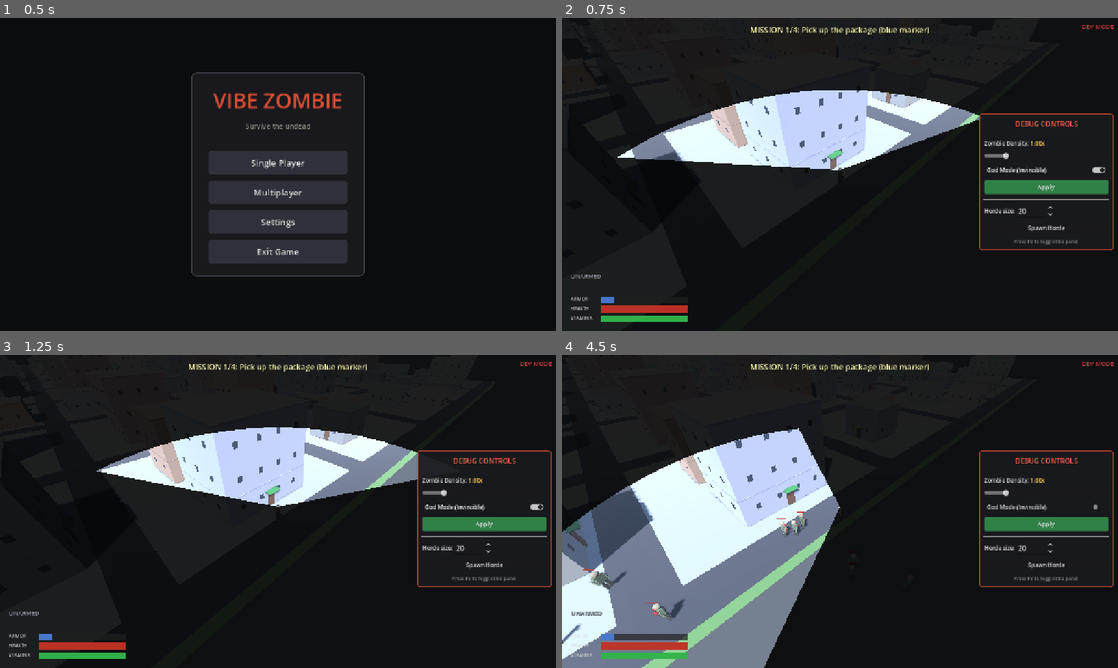
Above: before the commit, frames 1-4 (two rows, left to right).
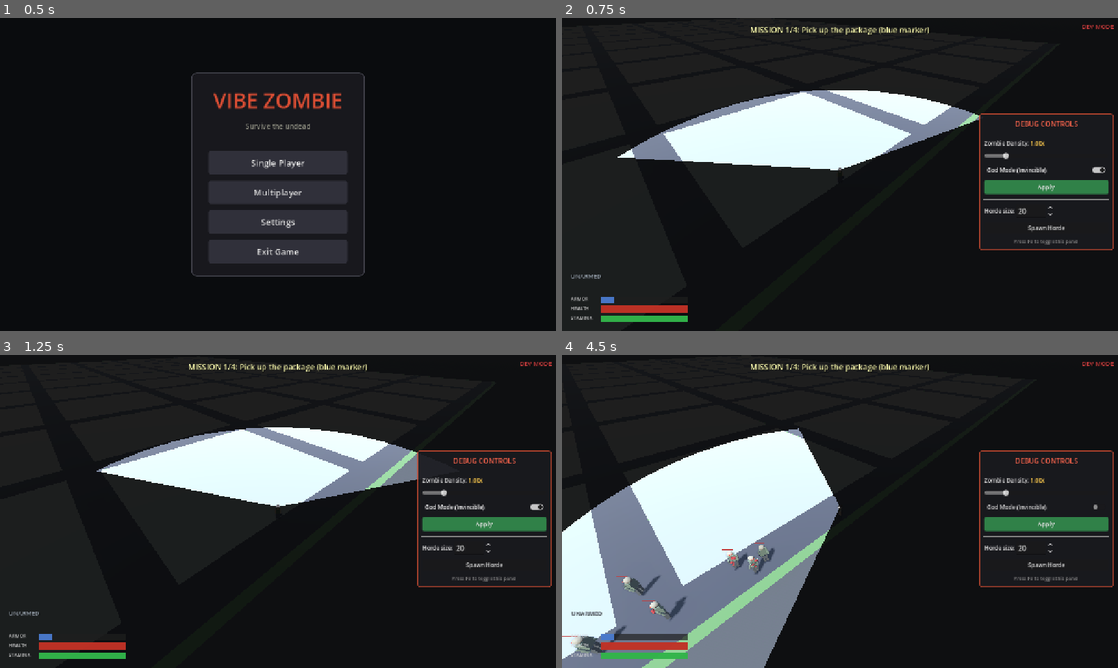
Above: after the commit, the same moments.

Repository: shaoqian2001/vibe-zombie
Game: Godot game, scene res://scenes/TitleMenu.tscn
Same seed, same stepped clock (60 frames per second), same inputs: the game is played once before the commit and once after it.
Inputs (mouse positions are in pixels of both pictures, inside the frame that each line leads up to):
- Up to frame 1 (0.5 s): no input
- Up to frame 2 (0.75 s): click "Single Player" at 0.5 s
- Up to frame 3 (1.25 s): no input
- Up to frame 4 (4.5 s): click "God Mode (Invincible)" at 1.25 s; click "Apply" at 2 s; click "Spawn Horde" at 2.75 s; tap F (interact) at 3.5 s; move the mouse to (962, 495) at 3.52 s; hold D (move_right) 3.53-4.28 s; hold F (interact) 3.53-4.28 s; move the mouse to (728, 527) at 4.27 s; hold S (move_backward) from 4.28 s (still down); click (728, 527) at 4.35 s

Frame 1 is identical in both runs. In frame 2, 4.7% of the frame differs, in the area x 16-65%, y 23-49%; in frame 3, 4.4%; in frame 4, 8.0%, in the area x 0-48%, y 23-96%.

Commit message:
Hide and skip rendering of entities outside the FOV sector
Before this change the fog-of-war shader darkened pixels outside the
player's view sector, but every building, enemy, pickup, and mission
marker was still being rendered behind the fog — wasting draw calls and
shadow map work on geometry the player couldn't see anyway.

Introduce scripts/fov_culler.gd, a per-frame visibility manager that:
  • Reads fov_degrees / view_distance / head_height from the same
    fov_overlay the shader uses, so culling boundaries line up exactly
    with the visible fog edge.
  • Runs an analytical sector-vs-bounding-sphere test for every node in
    the new fov_cullable group and flips visible on/off accordingly.
    Hidden meshes issue no draw calls and cast no shadows.
  • Optionally pauses _process / _physics_process on freezable entities
    via the fov_cull_disable_process metadata — currently used for
    enemies so their wander/chase AI stops ticking while off-screen.

Entities opt in by joining fov_cullable and setting the bounding-sphere
radius via the fov_cull_radius meta:
  • Buildings wrap all of their meshes (body, windows, trim, ledge,
    awning, door pivot, entrance area) under a new per-building
    Node3D container that is the culled unit, so the whole building
    pops in and out as a single piece. Collision shapes stay active
    even when invisible, so the player never falls through.
  • Enemies join the group in _ready and additionally freeze their AI
    while hidden. take_damage() is a direct method call so damage and
    death still work when raycasts reach a frozen zombie.
  • Weapon pickups hide but keep _process active, because an Area3D
    with DISABLED process_mode would silence body_entered and make
    pickups un-collectible on first contact.
  • Mission markers, zone rings, and the rescue marker register
    through the shared _create_marker / _create_zone_visual helpers.

Also skip occlusion-fade work on buildings whose container is already
hidden by the culler (is_visible_in_tree check) so material alpha
doesn't churn on meshes that aren't rendering.

https://claude.ai/code/session_018zb1xNV2MqAsRkTP73GCa8

Diff:
--- a/scripts/enemy.gd
+++ b/scripts/enemy.gd
@@ -34,6 +34,13 @@
 
 func _ready() -> void:
 	add_to_group("enemy")
+	# FOV culling: hide and freeze AI while outside the player's view cone.
+	# Freezing is safe because take_damage() is a direct method call, and
+	# queue_free() is honoured regardless of process_mode; only _physics_process
+	# (wander/chase/attack ticks) pauses.
+	add_to_group(&"fov_cullable")
+	set_meta(&"fov_cull_radius", 0.6)
+	set_meta(&"fov_cull_disable_process", true)
 	_rng.randomize()
 	_pick_new_wander()
 	_build_model()
--- /dev/null
+++ b/scripts/fov_culler.gd
@@ -0,0 +1,109 @@
+extends Node
+
+## Culls nodes outside the player's FOV sector.
+##
+## Every frame, iterates nodes in the `fov_cullable` group and toggles their
+## `visible` property based on whether their world XZ position falls inside
+## the sector defined by the matching `fov_overlay`'s apex, facing direction,
+## FOV angle and view distance. This keeps the visible-set in sync with what
+## the on-screen fog-of-war darkens, so hidden areas also stop issuing GPU
+## draw calls (they are not just shaded black — their meshes skip rendering
+## entirely, including shadows).
+##
+## Per-entity tuning via node metadata:
+##   • fov_cull_radius          — bounding-sphere radius in world units. The
+##                                entity is considered visible as long as any
+##                                point of this sphere overlaps the sector.
+##                                Default 0.5 (point-sized). For extended
+##                                objects like buildings, set to the XZ half-
+##                                extent + a small margin so the whole object
+##                                pops in before its centre does.
+##   • fov_cull_disable_process — if true, also sets process_mode to
+##                                DISABLED while the node is outside the FOV
+##                                so _process / _physics_process stop running.
+##                                Good for purely visual animations (pickup
+##                                bobbing) or AI that is safe to freeze while
+##                                off-screen. Default false.
+##
+## All geometry is computed in world XZ at head height, matching the visual
+## overlay's sector, so culling boundaries line up with the fog edge.
+
+const META_RADIUS         := &"fov_cull_radius"
+const META_DISABLE_PROCESS := &"fov_cull_disable_process"
+const GROUP               := &"fov_cullable"
+
+var _player: Node3D = null
+var _fov_overlay: Node = null  # reads fov_degrees / view_distance / head_height from here
+
+func configure(player: Node3D, fov_overlay: Node) -> void:
+	_player = player
+	_fov_overlay = fov_overlay
+
+func _process(_delta: float) -> void:
+	if _player == null or _fov_overlay == null:
+		return
+
+	var fov_deg: float = _fov_overlay.fov_degrees
+	var view_dist: float = _fov_overlay.view_distance
+
+	var ppos := _player.global_position
+	var head_xz := Vector2(ppos.x, ppos.z)
+
+	var fwd3 := _player.global_transform.basis.z
+	var facing := Vector2(fwd3.x, fwd3.z)
+	if facing.length_squared() < 0.0001:
+		facing = Vector2(0.0, 1.0)
+	facing = facing.normalized()
+
+	var half_rad := deg_to_rad(fov_deg * 0.5)
+
+	var tree := get_tree()
+	if tree == null:
+		return
+
+	for node in tree.get_nodes_in_group(GROUP):
+		if not is_instance_valid(node):
+			continue
+		var n3 := node as Node3D
+		if n3 == null:
+			continue
+
+		var radius: float = float(n3.get_meta(META_RADIUS, 0.5))
+		var disable_process: bool = bool(n3.get_meta(META_DISABLE_PROCESS, false))
+
+		var p_xz := Vector2(n3.global_position.x, n3.global_position.z)
+		var inside := _point_in_fov(p_xz, radius, head_xz, facing, half_rad, view_dist)
+
+		if n3.visible != inside:
+			n3.visible = inside
+
+		if disable_process:
+			var want_mode: int = Node.PROCESS_MODE_INHERIT if inside else Node.PROCESS_MODE_DISABLED
+			if n3.process_mode != want_mode:
+				n3.process_mode = want_mode
+
+# Returns true if any part of a bounding-sphere of `radius` at `p_xz`
+# falls inside the player's view sector. Passing radius=0 degenerates to
+# a pure point test.
+static func _point_in_fov(p_xz: Vector2, radius: float, head_xz: Vector2,
+                          facing: Vector2, half_rad: float, view_dist: float) -> bool:
+	var delta := p_xz - head_xz
+	var dist_sq := delta.length_squared()
+	var max_dist := view_dist + radius
+	if dist_sq > max_dist * max_dist:
+		return false
+
+	# If the head is inside the bounding sphere, the object straddles the
+	# apex and is always visible (otherwise the player would be standing in
+	# a hidden object).
+	if dist_sq <= radius * radius:
+		return true
+
+	var dist := sqrt(dist_sq)
+	var dir := delta / dist
+	var ang := absf(facing.angle_to(dir))
+	# Widen the angular window by the half-angle subtended by the sphere at
+	# this distance, so objects whose centre is just outside the sector but
+	# whose body crosses the edge still count as visible.
+	var ang_tolerance := half_rad + asin(clampf(radius / dist, 0.0, 1.0))
+	return ang <= ang_tolerance
--- a/scripts/main.gd
+++ b/scripts/main.gd
@@ -15,6 +15,7 @@
 const WeaponPickup = preload("res://scripts/weapon_pickup.gd")
 const MapView = preload("res://scripts/map_view.gd")
 const FovOverlay = preload("res://scripts/fov_overlay.gd")
+const FovCuller = preload("res://scripts/fov_culler.gd")
 const MissionSystem = preload("res://scripts/mission_system.gd")
 const DebugPanel = preload("res://scripts/debug_panel.gd")
 
@@ -57,6 +58,7 @@
 var _map_view: CanvasLayer = null
 var _map_open: bool = false
 var _fov_overlay: CanvasLayer = null
+var _fov_culler: Node = null
 
 # State
 var _nearby_building: Dictionary = {}   # building whose door area the player overlaps
@@ -94,6 +96,20 @@
 
 	camera.set_target(player)
 	_fov_overlay.configure(player, camera)
+
+	# FOV culler hides everything (buildings, enemies, pickups, mission
+	# markers, zone rings) that falls outside the FOV sector used by the
+	# overlay. This avoids wasted draw calls — entities are fully skipped
+	# by the renderer rather than drawn and then shaded black by the fog.
+	# The culler must be created after the overlay, before gameplay
+	# entities spawn, so the first visibility pass runs against a fully
+	# populated world.
+	_fov_culler = Node.new()
+	_fov_culler.set_script(FovCuller)
+	_fov_culler.name = "FovCuller"
+	add_child(_fov_culler)
+	_fov_culler.configure(player, _fov_overlay)
+
 	player.add_to_group("player")
 	_create_ui()
 	_setup_hud()
@@ -844,7 +860,10 @@
 	var now_occluded: Array = []
 	for binfo in world.buildings:
 		var node: MeshInstance3D = binfo.node
-		if not node.visible:
+		# Skip buildings hidden by the FOV culler (container invisible) or
+		# by the interior-view toggle (node.visible = false): neither
+		# renders, so occlusion fade is wasted work.
+		if not node.is_visible_in_tree():
 			continue
 		# Check if the building's AABB intersects the line from camera to player
 		if _building_occludes(binfo, cam_pos, player_pos):
--- a/scripts/mission_system.gd
+++ b/scripts/mission_system.gd
@@ -454,6 +454,10 @@
 	var root := Node3D.new()
 	root.position = pos
 	_main.add_child(root)
+	# FOV culling: the beam stretches from ground up to 3–4 m, so pick a
+	# radius that covers the prism + a small margin.
+	root.add_to_group(&"fov_cullable")
+	root.set_meta(&"fov_cull_radius", 1.5)
 
 	# Downward-pointing prism
 	var mat := StandardMaterial3D.new()
@@ -511,6 +515,8 @@
 	mi.mesh = mesh
 	mi.position = Vector3(pos.x, 0.05, pos.z)
 	_main.add_child(mi)
+	mi.add_to_group(&"fov_cullable")
+	mi.set_meta(&"fov_cull_radius", radius + 0.5)
 	return mi
 
 func _cleanup_mission_objects() -> void:
--- a/scripts/weapon_pickup.gd
+++ b/scripts/weapon_pickup.gd
@@ -32,6 +32,12 @@
 	collision_mask = 1
 
 	body_entered.connect(_on_body_entered)
+
+	# FOV culling: hide the model while outside the player's view. Process
+	# stays active so body_entered can fire if the player walks onto an
+	# unseen pickup (pausing process on an Area3D would silence that signal).
+	add_to_group(&"fov_cullable")
+	set_meta(&"fov_cull_radius", 0.8)
 
 	_build_model()
 	_build_glow()
--- a/scripts/world.gd
+++ b/scripts/world.gd
@@ -236,6 +236,17 @@
 		clampf(color.b + tint_offset, 0.0, 1.0)
 	)
 
+	# Per-building container so every mesh (body, windows, trim, ledge,
+	# awning), the door pivot, and the entrance area can be hidden as one
+	# unit when the FOV culler decides the whole building is outside the
+	# player's view. The container sits at world origin so child positions
+	# stay in world coordinates exactly like before.
+	var container := Node3D.new()
+	container.name = "Building_%d" % buildings.size()
+	add_child(container)
+	container.add_to_group(&"fov_cullable")
+	container.set_meta(&"fov_cull_radius", maxf(w, d) * 0.5 + 1.0)
+
 	var mat := StandardMaterial3D.new()
 	mat.albedo_color = tinted
 	mat.roughness = 0.75
@@ -258,22 +269,23 @@
 	sb.add_child(cs)
 	mi.add_child(sb)
 
-	add_child(mi)
-
-	_add_building_details(pos, w, h, d, tinted)
+	container.add_child(mi)
+
+	_add_building_details(container, pos, w, h, d, tinted)
 
 	# --- Determine entrance side (face closest to nearest road) ---
 	var entrance_dir := _pick_entrance_side(pos, w, d, block_x, block_z)
 	var entrance_pos := _compute_entrance_position(pos, w, h, d, entrance_dir)
 
 	# --- Create visual door ---
-	var door_info := _create_door(entrance_pos, entrance_dir, color)
+	var door_info := _create_door(container, entrance_pos, entrance_dir, color)
 
 	# --- Create entrance trigger area ---
-	var entrance_area := _create_entrance_area(entrance_pos, entrance_dir)
+	var entrance_area := _create_entrance_area(container, entrance_pos, entrance_dir)
 
 	# Store building info for the main scene to use
 	buildings.append({
+		container = container,
 		node = mi,
 		door_pivot = door_info.pivot,
 		door_base_angle = door_info.base_angle,
@@ -288,7 +300,7 @@
 		door_open = false,
 	})
 
-func _add_building_details(pos: Vector3, w: float, h: float, d: float, base_color: Color) -> void:
+func _add_building_details(parent: Node3D, pos: Vector3, w: float, h: float, d: float, base_color: Color) -> void:
 	var ground_y := pos.y - h * 0.5
 	var window_color := Color(0.22, 0.28, 0.38, 1.0)
 	var window_mat := StandardMaterial3D.new()
@@ -332,7 +344,7 @@
 				wmi.mesh = wmesh
 				wmi.position = wpos
 				wmi.cast_shadow = GeometryInstance3D.SHADOW_CASTING_SETTING_OFF
-				add_child(wmi)
+				parent.add_child(wmi)
 
 	# Rooftop ledge
 	var ledge_color := Color(
@@ -349,7 +361,7 @@
 	var ledge := MeshInstance3D.new()
 	ledge.mesh = ledge_mesh
 	ledge.position = Vector3(pos.x, pos.y + h * 0.5 + 0.1, pos.z)
-	add_child(ledge)
+	parent.add_child(ledge)
 
 	# Horizontal trim line at mid-height
 	if num_floors >= 2:
@@ -373,7 +385,7 @@
 				pos.z + face.z * (d * 0.5 + 0.03)
 			)
 			tmi.cast_shadow = GeometryInstance3D.SHADOW_CASTING_SETTING_OFF
-			add_child(tmi)
+			parent.add_child(tmi)
 
 ## Pick the building face closest to the edge of the block (nearest road).
 func _pick_entrance_side(pos: Vector3, w: float, d: float, block_x: float, block_z: float) -> Vector3:
@@ -405,7 +417,7 @@
 	else:
 		return Vector3(pos.x, ground_y, pos.z + facing.z * d * 0.5)
 
-func _create_door(entrance_pos: Vector3, facing: Vector3, building_color: Color) -> Dictionary:
+func _create_door(parent: Node3D, entrance_pos: Vector3, facing: Vector3, building_color: Color) -> Dictionary:
 	var door_w := 1.0
 	var door_h := 2.0
 
@@ -416,7 +428,7 @@
 	pivot.position = entrance_pos + hinge_offset + Vector3(facing.x * 0.05, 0.0, facing.z * 0.05)
 	var base_angle := atan2(facing.x, facing.z)
 	pivot.rotation.y = base_angle
-	add_child(pivot)
+	parent.add_child(pivot)
 
 	# --- Door mesh (child of pivot, offset so hinge edge aligns with pivot origin) ---
 	var door_mat := StandardMaterial3D.new()
@@ -458,11 +470,11 @@
 		door_h + 0.15,
 		facing.z * 0.4
 	)
-	add_child(awning_mi)
+	parent.add_child(awning_mi)
 
 	return {pivot = pivot, base_angle = base_angle}
 
-func _create_entrance_area(entrance_pos: Vector3, facing: Vector3) -> Area3D:
+func _create_entrance_area(parent: Node3D, entrance_pos: Vector3, facing: Vector3) -> Area3D:
 	var area := Area3D.new()
 	area.name = "EntranceArea"
 	var cs := CollisionShape3D.new()
@@ -476,7 +488,7 @@
 	area.add_child(cs)
 	# Centered on the door position (straddles inside and outside)
 	area.position = entrance_pos + Vector3(0.0, 1.25, 0.0)
-	add_child(area)
+	parent.add_child(area)
 	return area
 
 # ------------------------------------------------------------------
